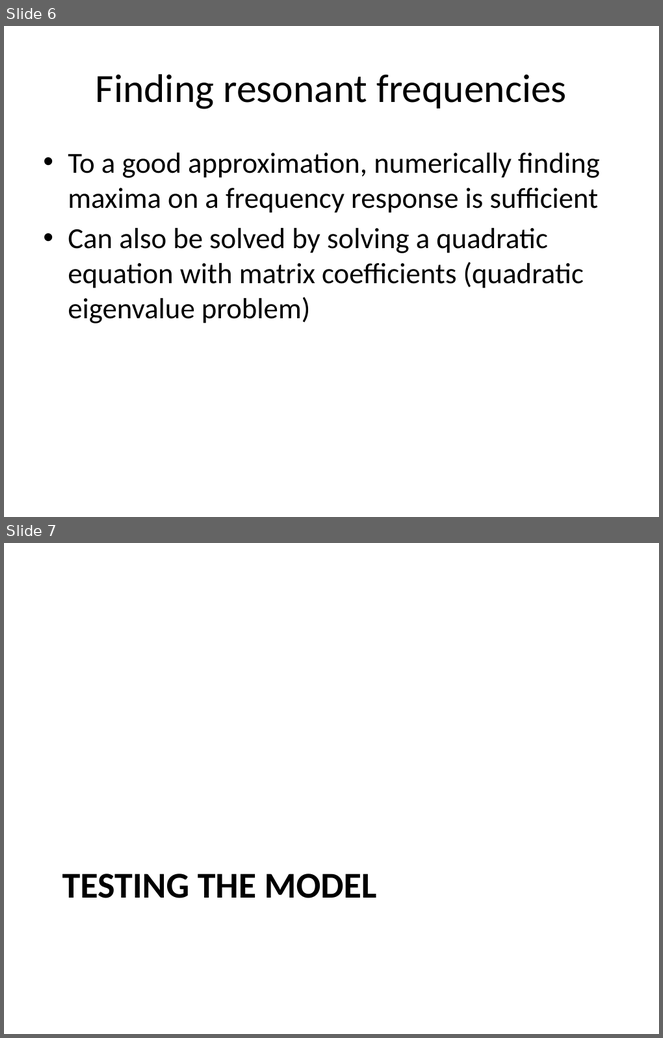
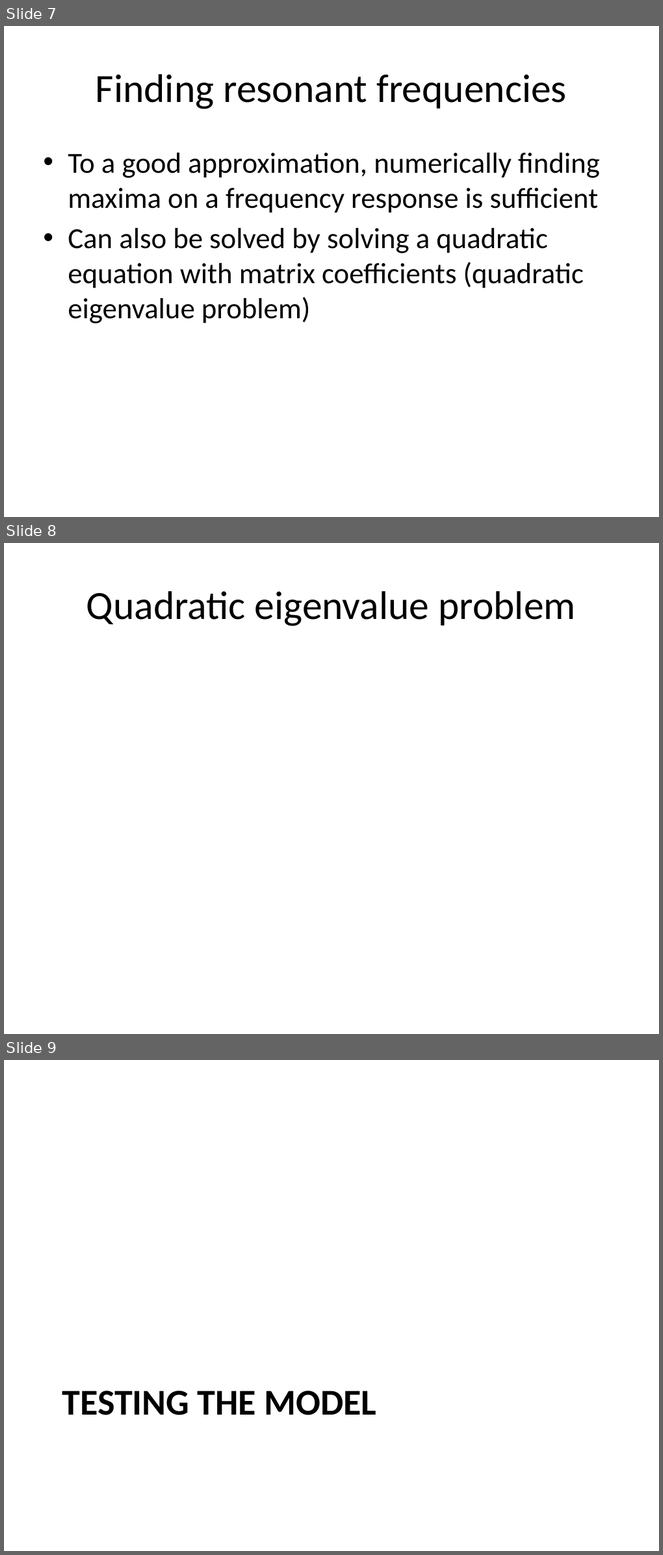
Before and after one commit to eric-wieser/cued-icw, a slide deck: powerpoint.pptx. Shown one above the other, each under a label of ours: slides 6 and 7 before the commit, slides 7, 8 and 9 after it. The pictures are 663x1038 and 663x1555 pixels, drawn with LibreOffice and Linux fonts; fonts in the diff are those of the drawing; grey boxes stand for pictures. Boxes give left, top, right and bottom in pixels: in the first picture for what was removed or moved away, otherwise in the second. Text is boxed around its words. In the diff, an @@ line names an element or a change of style, - is before the commit and + after.

```diff
--- a/powerpoint.pptx
+++ b/powerpoint.pptx
@@ slide 8 added at [4, 543, 659, 1034], background #FFFFFF @@
@@ title added at [87, 591, 575, 626], 44 pt, text #000000 @@
+Quadratic eigenvalue problem
@@ what was slide 6 is now slide 7 @@
@@ what was slide 7 is now slide 9 @@
```
Also in this commit, not shown: 3 slides changed, 1 other slide added.
